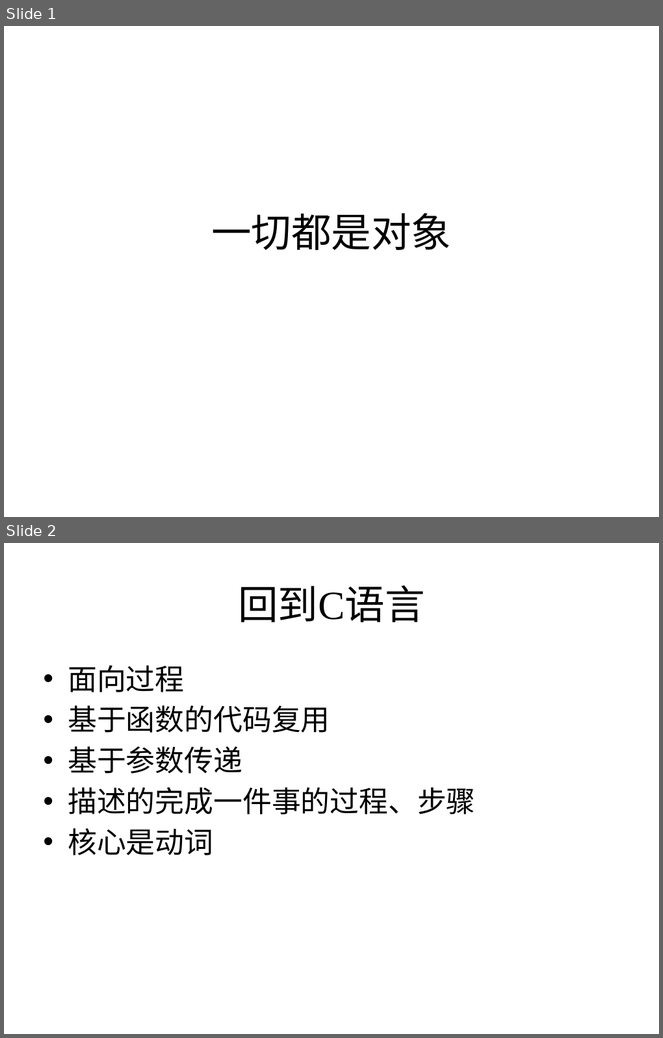
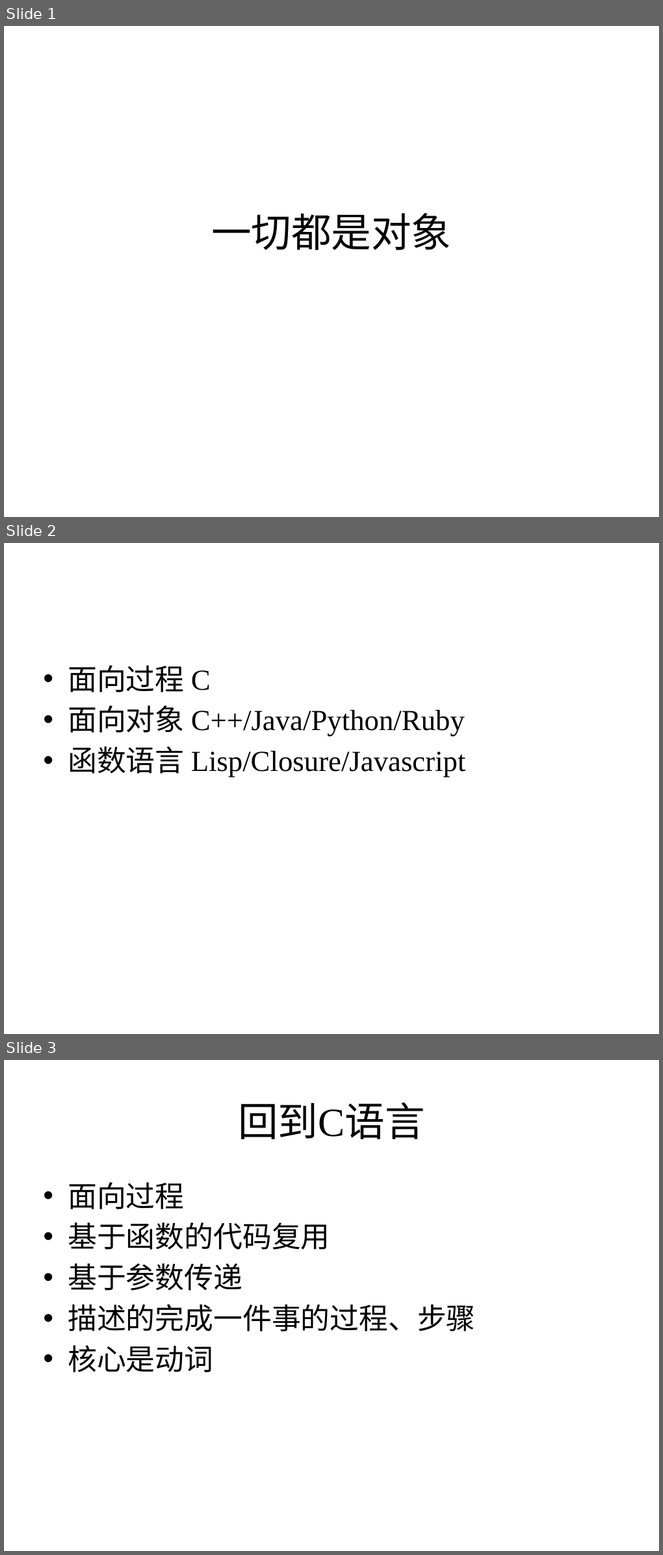
Before and after one commit to zhutao2015/JavaCourse, a slide deck: lesson2/object.pptx. Shown one above the other, each under a label of ours: slides 1 and 2 before the commit, slides 1, 2 and 3 after it. The pictures are 663x1038 and 663x1555 pixels, drawn with LibreOffice and Linux fonts; fonts in the diff are those of the drawing. Boxes give left, top, right and bottom in pixels: in the first picture for what was removed or moved away, otherwise in the second. Text is boxed around its words. In the diff, an @@ line names an element or a change of style, - is before the commit and + after.

```diff
--- a/lesson2/object.pptx
+++ b/lesson2/object.pptx
@@ slide 2 added at [4, 543, 659, 1034], background #FFFFFF @@
@@ text added at [68, 665, 466, 778], 32 pt, text #000000 @@
+• 面向过程 C
+• 面向对象 C++/Java/Python/Ruby
+• 函数语言 Lisp/Closure/Javascript
@@ what was slide 2 is now slide 3 @@
```
Also in this commit, not shown: 8 other files.
